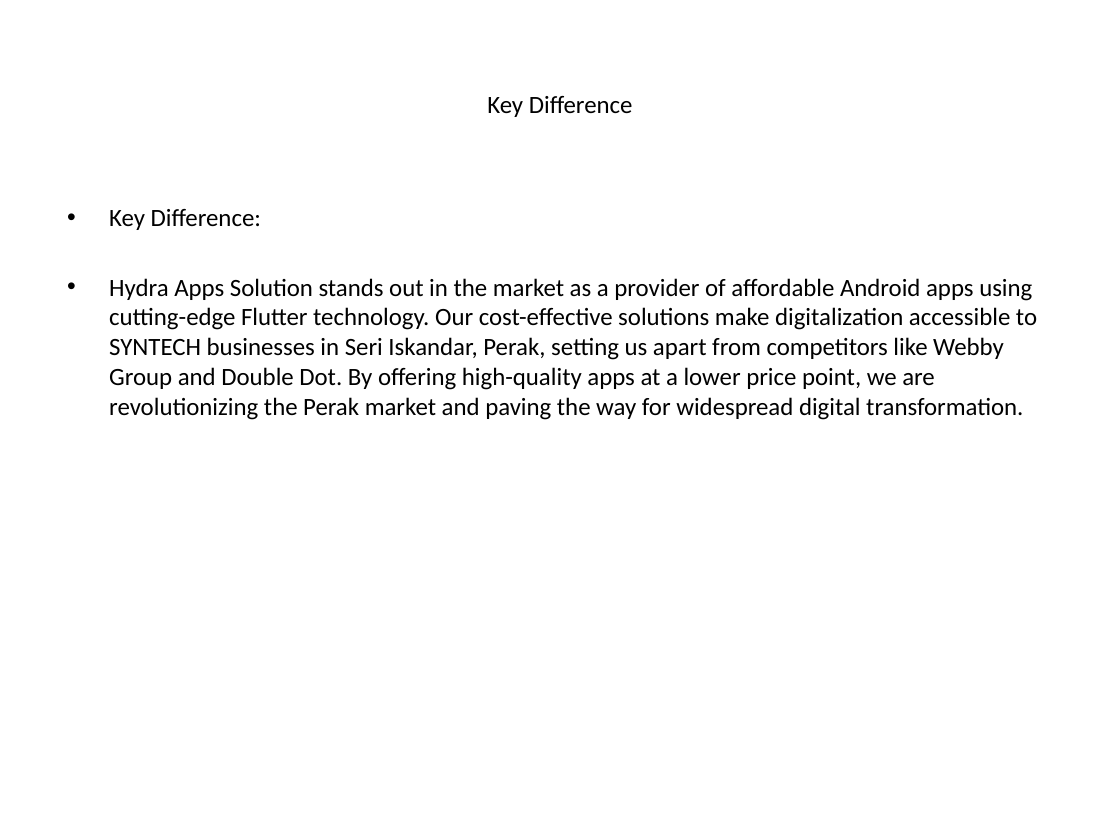
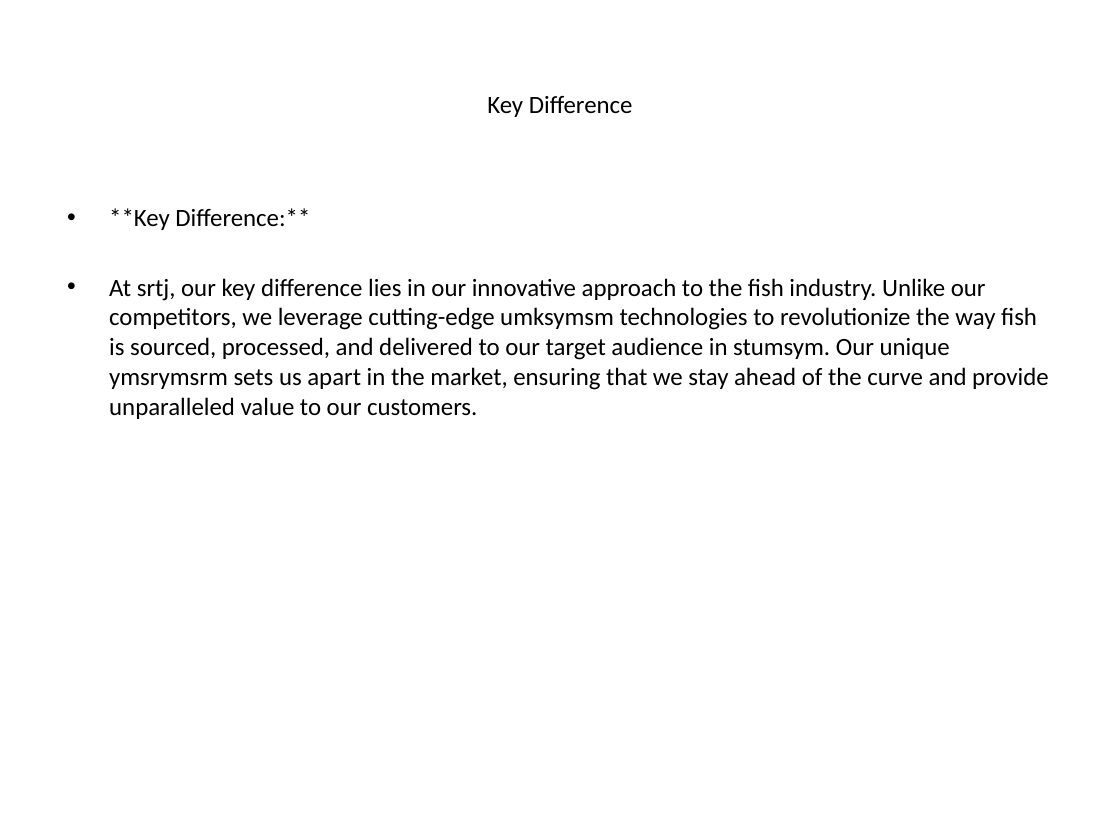
Before and after one commit to luhouyang/cantimagine, a slide deck: slide 5 of generated_ppt/_presentation.pptx. Drawn at 1120x840 pixels with LibreOffice and Linux fonts; fonts in the diff are those of the drawing. Boxes give left, top, right and bottom in pixels: in the first picture for what was removed or moved away, otherwise in the second. Text is boxed around its words. In the diff, an @@ line names an element or a change of style, - is before the commit and + after.

```diff
--- a/generated_ppt/_presentation.pptx
+++ b/generated_ppt/_presentation.pptx
@@ text at (109,208,1048,419): text changed @@
-• Key Difference:
-• Hydra Apps Solution stands out in the market as a provider of affordable Android apps using cutting-edge Flutter technology. Our cost-effective solutions make digitalization accessible to SYNTECH businesses in Seri Iskandar, Perak, setting us apart from competitors like Webby Group and Double Dot. By offering high-quality apps at a lower price point, we are revolutionizing the Perak market and paving the way for widespread digital transformation.
+• **Key Difference:**
+• At srtj, our key difference lies in our innovative approach to the fish industry. Unlike our competitors, we leverage cutting-edge umksymsm technologies to revolutionize the way fish is sourced, processed, and delivered to our target audience in stumsym. Our unique ymsrymsrm sets us apart in the market, ensuring that we stay ahead of the curve and provide unparalleled value to our customers.
```
Also in this commit, not shown: 4 other slides changed, 4 other files.
